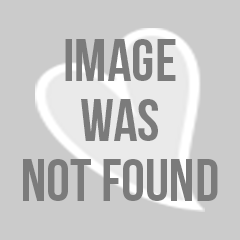
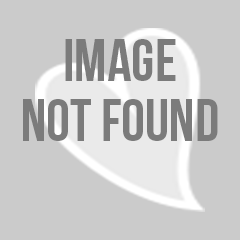
Layers edited between the first and the second 240×240 image:
renamed "IMAGE WAS NOT FOUND" to "IMAGE NOT FOUND", painted on it over [23, 99, 218, 201]
